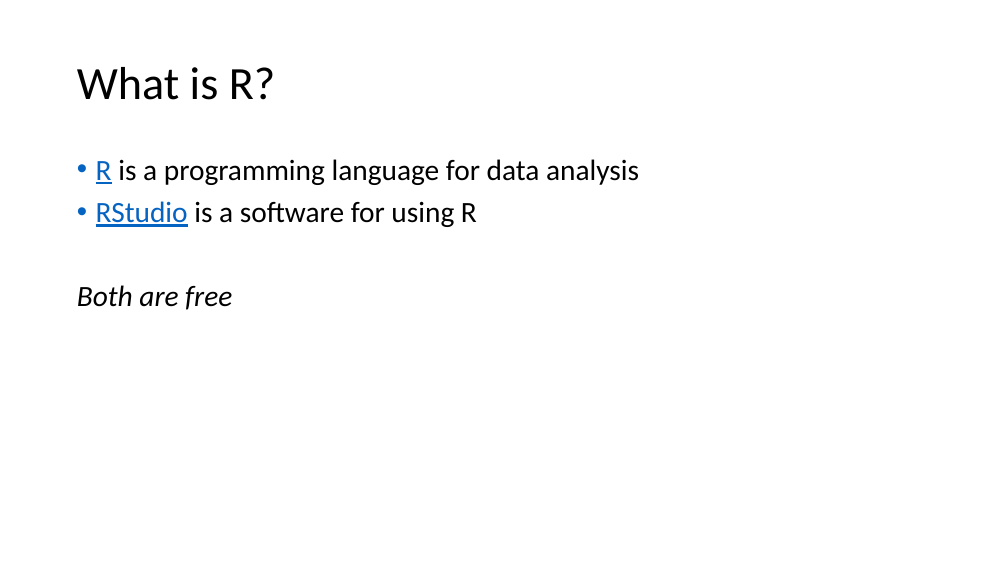
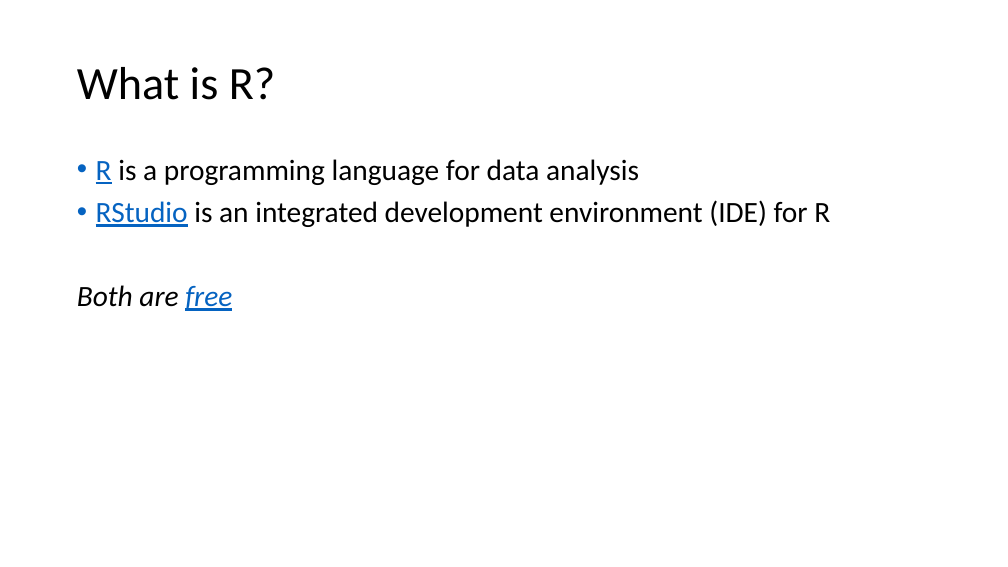
Before and after one commit to CenterOnBudget/r-intro-training, a slide deck: slide 3 of slides/intro_slides.pptx. Drawn at 1008x567 pixels with LibreOffice and Linux fonts; fonts in the diff are those of the drawing. Boxes give left, top, right and bottom in pixels: in the first picture for what was removed or moved away, otherwise in the second. Text is boxed around its words. In the diff, an @@ line names an element or a change of style, - is before the commit and + after.

```diff
--- a/slides/intro_slides.pptx
+++ b/slides/intro_slides.pptx
@@ text at (96,200,830,227): text changed @@
-• RStudio is a software for using R
+• RStudio is an integrated development environment (IDE) for R
@@ text at (77,285,232,311): text colour #000000 to #0563C1, underline on in "free" @@
```
Also in this commit, not shown: 5 other slides changed.
